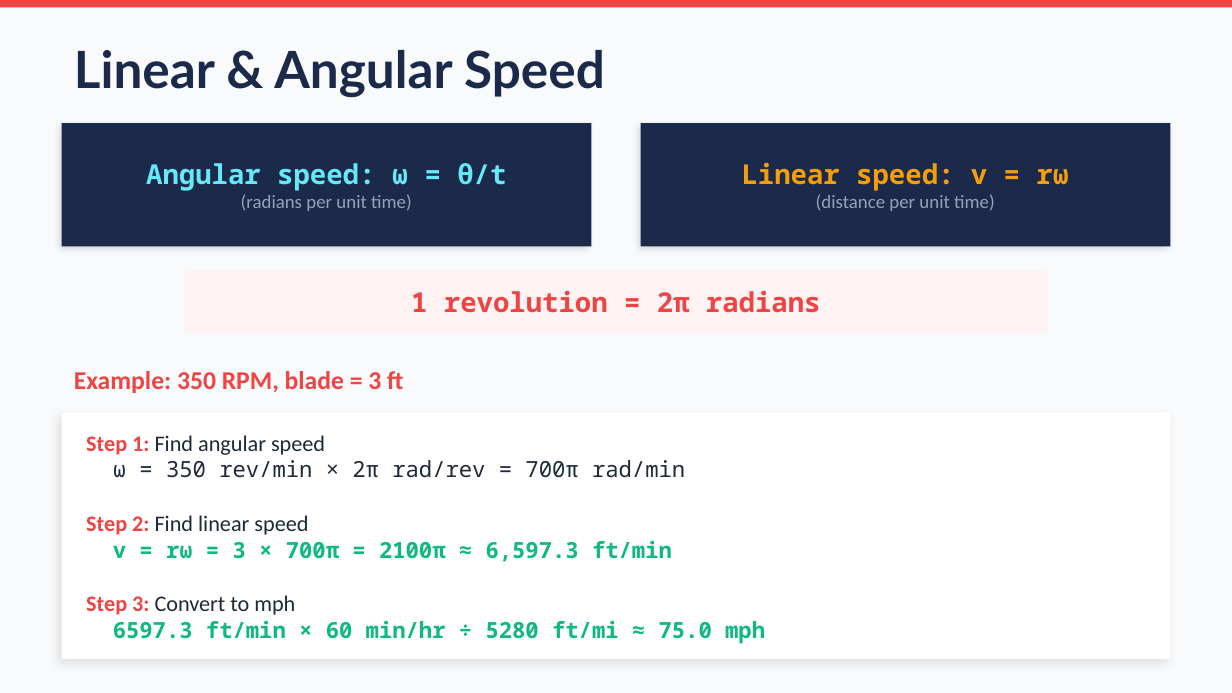
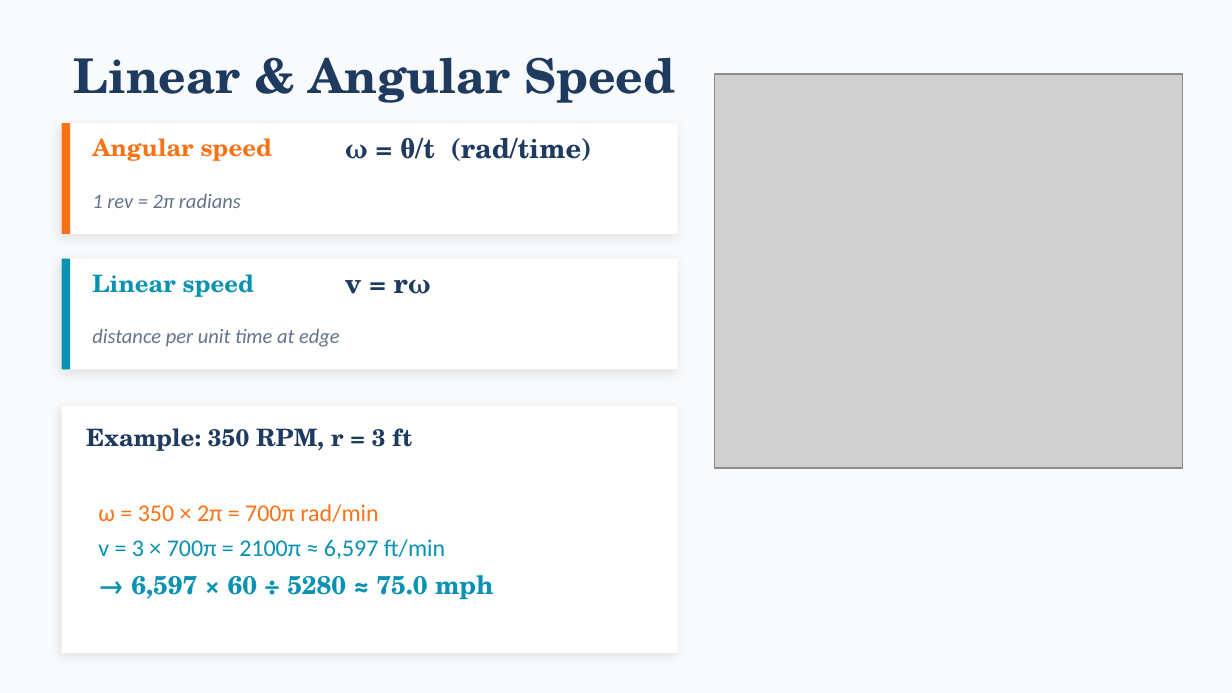
Before and after one commit to andrewhvolk/andrewhvolk.github.io, a slide deck: slide 11 of slides/Math130Unit2E.pptx (slide 21 before the commit). Drawn at 1232x693 pixels with LibreOffice and Linux fonts; fonts in the diff are those of the drawing; grey boxes stand for pictures. Boxes give left, top, right and bottom in pixels: in the first picture for what was removed or moved away, otherwise in the second. Text is boxed around its words. In the diff, an @@ line names an element or a change of style, - is before the commit and + after.

```diff
--- a/slides/Math130Unit2E.pptx
+++ b/slides/Math130Unit2E.pptx
@@ rectangle removed at [0, 0, 1232, 7] @@
@@ text "Linear & Angular Speed": place and size @@
-text "Linear & Angular Speed" at [74, 50, 605, 98]
+text "Linear & Angular Speed" at [74, 57, 675, 103]
@@ text "Linear & Angular Speed" at [74, 57, 675, 103]: size 30 to 28 pt, font Lato to TeX Gyre Schola, text colour #1B2A4A to #1E3A5F @@
@@ picture added at [715, 74, 1183, 468] @@
@@ rectangle: place and size @@
-rectangle at [62, 123, 591, 246]
+rectangle at [62, 123, 678, 234]
@@ rectangle at [62, 123, 678, 234]: fill #1B2A4A to #FFFFFF; shadow changed @@
@@ rectangle added at [62, 123, 70, 234], fill #F97316 @@
@@ text added at [92, 138, 272, 161], 14 pt, text #F97316, bold @@
+Angular speed
@@ text at [345, 138, 591, 161]: text changed; size 11 to 16 pt; font Calibri to TeX Gyre Schola; text colour #94A3B8 to #1E3A5F; bold on @@
-Angular speed: ω = θ/t
-(radians per unit time)
+ω = θ/t (rad/time)
@@ rectangle removed at [641, 123, 1170, 246] @@
@@ text removed at [742, 162, 1069, 211] @@
-Linear speed: v = rω
-(distance per unit time)
@@ text at [92, 194, 241, 208]: text changed; size 16 to 12 pt; font Noto Sans Mono to Calibri; text colour #EF4444 to #64748B; bold off; italic on @@
-1 revolution = 2π radians
+1 rev = 2π radians
@@ rectangle added at [62, 259, 678, 370], fill #FFFFFF @@
@@ rectangle added at [62, 259, 70, 370], fill #0891B2 @@
@@ text added at [92, 274, 254, 297], 14 pt, text #0891B2, bold @@
+Linear speed
@@ rectangle removed at [185, 271, 1047, 333] @@
@@ text added at [345, 279, 431, 294], 16 pt, text #1E3A5F, bold @@
+v = rω
@@ text added at [92, 329, 340, 347], 12 pt, text #64748B, italic @@
+distance per unit time at edge
@@ rectangle: place and size @@
-rectangle at [62, 413, 1170, 659]
+rectangle at [62, 407, 678, 653]
@@ rectangle at [62, 407, 678, 653]: shadow changed @@
@@ text at [86, 428, 412, 451]: text changed; size 15 to 14 pt; font Calibri to TeX Gyre Schola; text colour #EF4444 to #1E3A5F @@
-Example: 350 RPM, blade = 3 ft
+Example: 350 RPM, r = 3 ft
@@ text at [98, 504, 494, 600]: text changed; size 13 to 14 pt; font Noto Sans Mono to Calibri; text colour #1E293B to #0891B2; bold off @@
-Step 1: Find angular speed
-ω = 350 rev/min × 2π rad/rev = 700π rad/min
-Step 2: Find linear speed
-v = rω = 3 × 700π = 2100π ≈ 6,597.3 ft/min
-Step 3: Convert to mph
-6597.3 ft/min × 60 min/hr ÷ 5280 ft/mi ≈ 75.0 mph
+ω = 350 × 2π = 700π rad/min
+v = 3 × 700π = 2100π ≈ 6,597 ft/min
+→ 6,597 × 60 ÷ 5280 ≈ 75.0 mph
```
Also in this commit, not shown: 9 other slides changed, 3 slides added, 15 slides removed, 4 other files.
